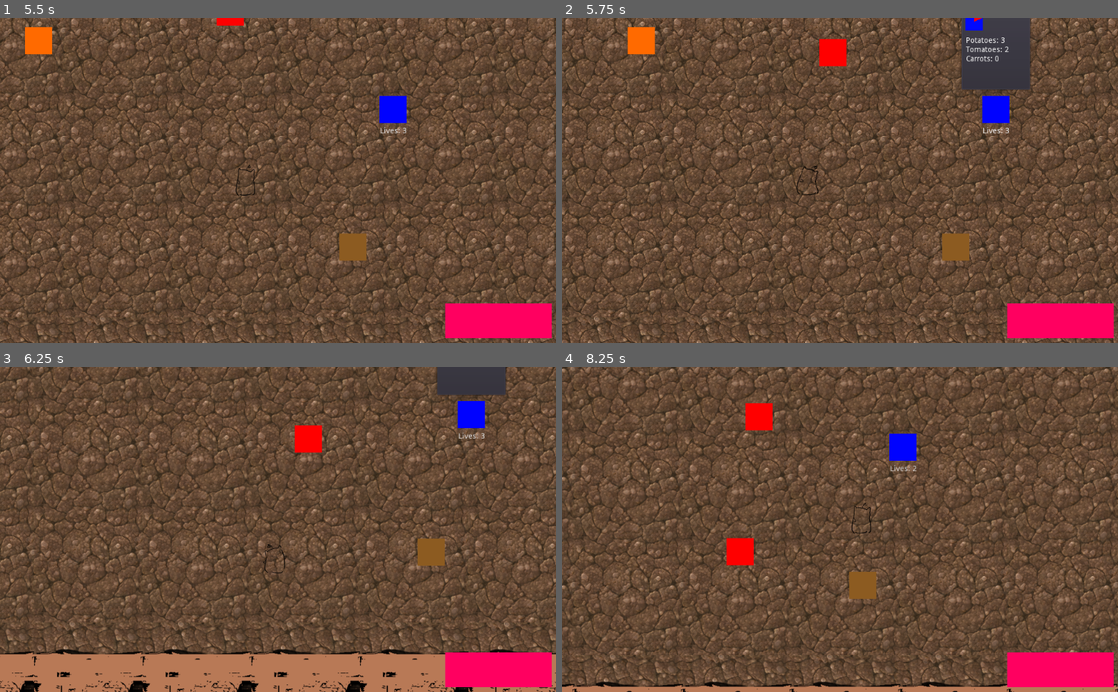
Above: before the commit, frames 1-4 (two rows, left to right).
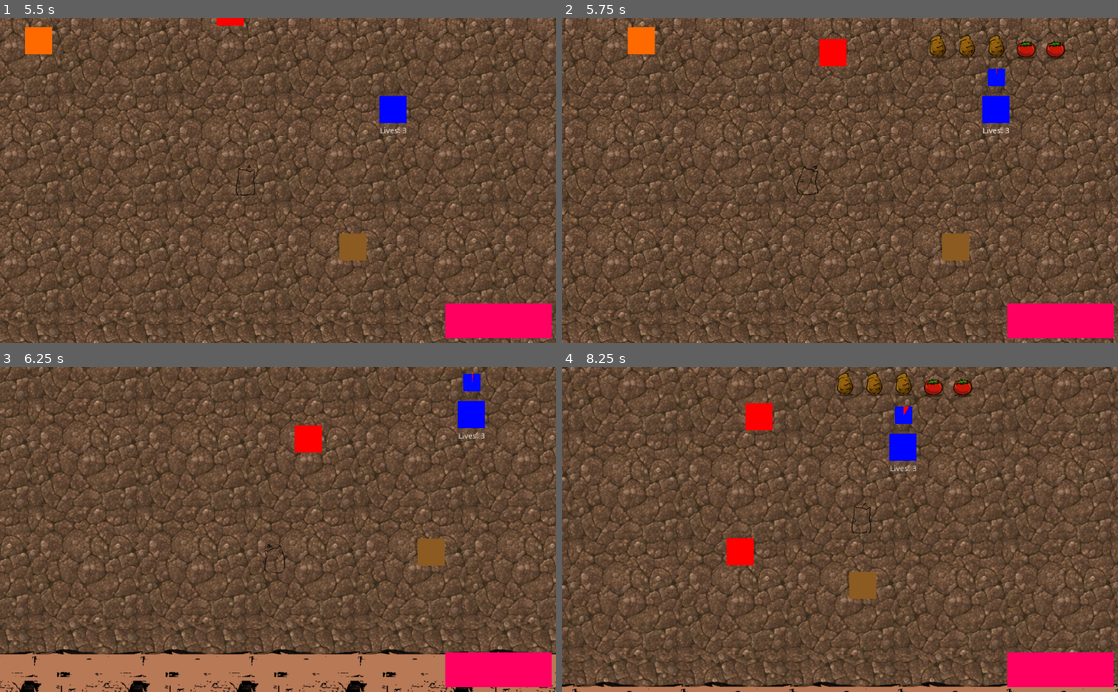
Above: after the commit, the same moments.

Repository: freejelliott/ldjam52
Game: Godot game, scene res://Game.tscn
Two runs of this game, one before a commit and one after it. Both use one fixed random seed, a clock stepped at 60 frames per second and the inputs below.
Inputs:
- Up to frame 1 (5.5 s): click "Play" at 0.5 s; hold D (move_right) 1.28-2.03 s; hold S (move_down) 2.03-2.78 s; hold D (move_right) 2.78-3.53 s; hold W (move_up) 3.53-4.28 s; hold A (move_left) from 4.28 s (still down)
- Up to frame 2 (5.75 s): keep holding A (move_left)
- Up to frame 3 (6.25 s): release A (move_left) at 5.78 s; hold S (move_down) from 5.78 s (still down)
- Up to frame 4 (8.25 s): release S (move_down) at 6.53 s; hold D (move_right) 6.53-7.28 s; hold W (move_up) 7.28-8.03 s; hold D (move_right) from 8.03 s (still down)

Frame 1 is identical in both runs. In frame 2, 3.0% of the frame differs, in the area x 66-91%, y 0-23%; in frame 3, 1.0%; in frame 4, 1.0%.

Commit message:
Nicer request UI.

Diff:
--- a/den/Den.gd
+++ b/den/Den.gd
@@ -9,6 +9,10 @@
 onready var request: Control = $Request
 onready var request_label: Label = $Request/Label
 onready var request_progress: TextureProgress = $Request/TextureProgress
+onready var request_container: HBoxContainer = $Request/HBoxContainer
+onready var template_tomato : TextureRect = $Request/HBoxContainer/TemplateTomato
+onready var template_potato : TextureRect = $Request/HBoxContainer/TemplatePotato
+onready var template_carrot : TextureRect = $Request/HBoxContainer/TemplateCarrot
 onready var health_bar : Label = $Health/Label
 
 export var max_lives = 3
@@ -21,6 +25,8 @@
 func _ready() -> void:
     request.visible = false
     health_bar.text = 'Lives: %d' % lives
+    for child in request_container.get_children():
+        request_container.remove_child(child)
 
 
 func _process(delta: float) -> void:
@@ -57,10 +63,21 @@
         requested_vegetables[Vegetable.VegetableType.values()[rand_range(0, Vegetable.VegetableType.size())]] += 1
     print('Den wants %s' % [requested_vegetables])
     request_timer.start()
-    request_label.text = ''
-    request_label.text += 'Potatoes: %d\n' % requested_vegetables[Vegetable.VegetableType.Potato]
-    request_label.text += 'Tomatoes: %d\n' % requested_vegetables[Vegetable.VegetableType.Tomato]
-    request_label.text += 'Carrots: %d' % requested_vegetables[Vegetable.VegetableType.Carrot]
+    for child in request_container.get_children():
+        request_container.remove_child(child)
+
+    for i in requested_vegetables[Vegetable.VegetableType.Potato]:
+        var icon = template_potato.duplicate()
+        icon.visible = true
+        request_container.add_child(icon)
+    for i in requested_vegetables[Vegetable.VegetableType.Tomato]:
+        var icon = template_tomato.duplicate()
+        icon.visible = true
+        request_container.add_child(icon)
+    for i in requested_vegetables[Vegetable.VegetableType.Carrot]:
+        var icon = template_carrot.duplicate()
+        icon.visible = true
+        request_container.add_child(icon)
     request.visible = true
 
 
--- a/den/Den.tscn
+++ b/den/Den.tscn
@@ -1,6 +1,9 @@
-[gd_scene load_steps=9 format=2]
+[gd_scene load_steps=15 format=2]
 
 [ext_resource path="res://den/Den.gd" type="Script" id=1]
+[ext_resource path="res://tomato.png" type="Texture" id=2]
+[ext_resource path="res://carrot.png" type="Texture" id=3]
+[ext_resource path="res://potato.png" type="Texture" id=4]
 
 [sub_resource type="Gradient" id=3]
 offsets = PoolRealArray( 0.450262 )
@@ -31,6 +34,21 @@
 width = 32
 height = 32
 
+[sub_resource type="AtlasTexture" id=9]
+flags = 4
+atlas = ExtResource( 2 )
+region = Rect2( 30, 20, 320, 310 )
+
+[sub_resource type="AtlasTexture" id=10]
+flags = 4
+atlas = ExtResource( 4 )
+region = Rect2( 50, 50, 270, 280 )
+
+[sub_resource type="AtlasTexture" id=11]
+flags = 4
+atlas = ExtResource( 3 )
+region = Rect2( 40, 40, 310, 320 )
+
 [node name="Den" type="Node2D"]
 script = ExtResource( 1 )
 
@@ -44,6 +62,7 @@
 autostart = true
 
 [node name="RequestTimer" type="Timer" parent="."]
+wait_time = 30.0
 one_shot = true
 
 [node name="Area2D" type="Area2D" parent="."]
@@ -59,31 +78,60 @@
 margin_right = 65.0
 margin_bottom = -35.0
 
-[node name="PanelContainer" type="PanelContainer" parent="Request"]
-anchor_right = 1.0
-anchor_bottom = 1.0
-
 [node name="TextureProgress" type="TextureProgress" parent="Request"]
-margin_left = 9.0
-margin_top = 8.0
-margin_right = 41.0
-margin_bottom = 40.0
+margin_left = 50.0
+margin_top = 111.0
+margin_right = 82.0
+margin_bottom = 143.0
 texture_under = SubResource( 6 )
 texture_progress = SubResource( 8 )
 fill_mode = 4
 
-[node name="Label" type="Label" parent="Request"]
-anchor_left = 0.5
-anchor_top = 0.5
-anchor_right = 0.5
-anchor_bottom = 0.5
-margin_left = -55.0
-margin_top = -23.5
-margin_right = 63.0
-margin_bottom = 24.5
-text = "potato: 2
-tomato: 1
-carrot: 3"
+[node name="HBoxContainer" type="HBoxContainer" parent="Request"]
+margin_left = -143.0
+margin_top = 43.0
+margin_right = 275.0
+margin_bottom = 100.0
+alignment = 1
+
+[node name="TemplateTomato" type="TextureRect" parent="Request/HBoxContainer"]
+visible = false
+margin_left = 184.0
+margin_top = 3.0
+margin_right = 234.0
+margin_bottom = 53.0
+rect_min_size = Vector2( 50, 50 )
+size_flags_horizontal = 0
+size_flags_vertical = 4
+texture = SubResource( 9 )
+expand = true
+stretch_mode = 2
+
+[node name="TemplatePotato" type="TextureRect" parent="Request/HBoxContainer"]
+visible = false
+margin_left = 184.0
+margin_top = 3.0
+margin_right = 234.0
+margin_bottom = 53.0
+rect_min_size = Vector2( 50, 50 )
+size_flags_horizontal = 0
+size_flags_vertical = 4
+texture = SubResource( 10 )
+expand = true
+stretch_mode = 2
+
+[node name="TemplateCarrot" type="TextureRect" parent="Request/HBoxContainer"]
+visible = false
+margin_left = 184.0
+margin_top = 3.0
+margin_right = 234.0
+margin_bottom = 53.0
+rect_min_size = Vector2( 50, 50 )
+size_flags_horizontal = 0
+size_flags_vertical = 4
+texture = SubResource( 11 )
+expand = true
+stretch_mode = 2
 
 [node name="Health" type="Control" parent="."]
 margin_left = -48.0
